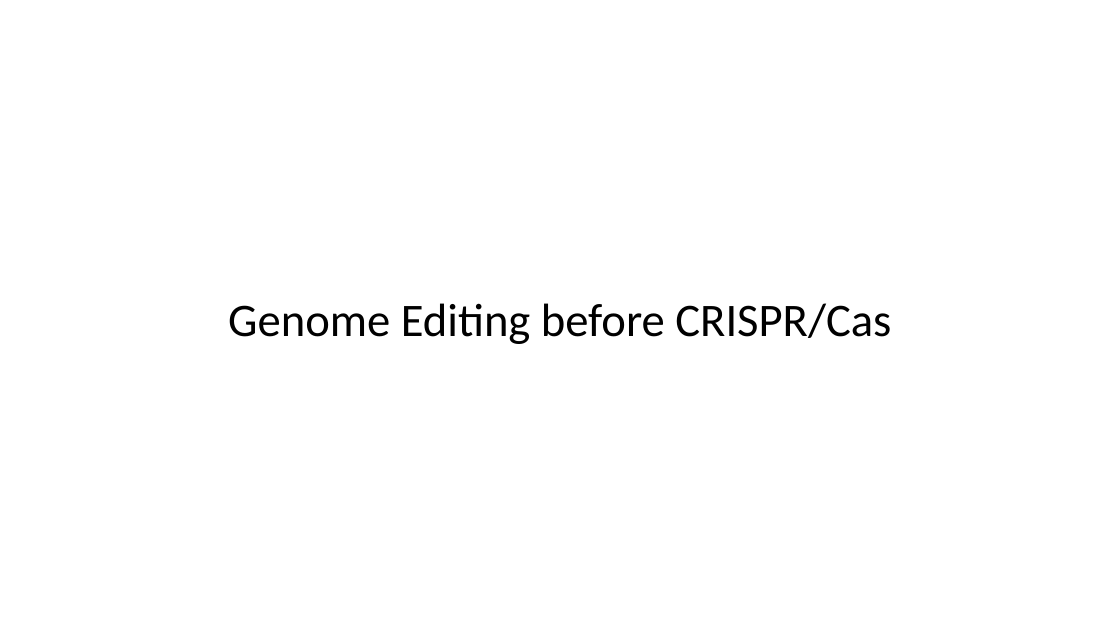
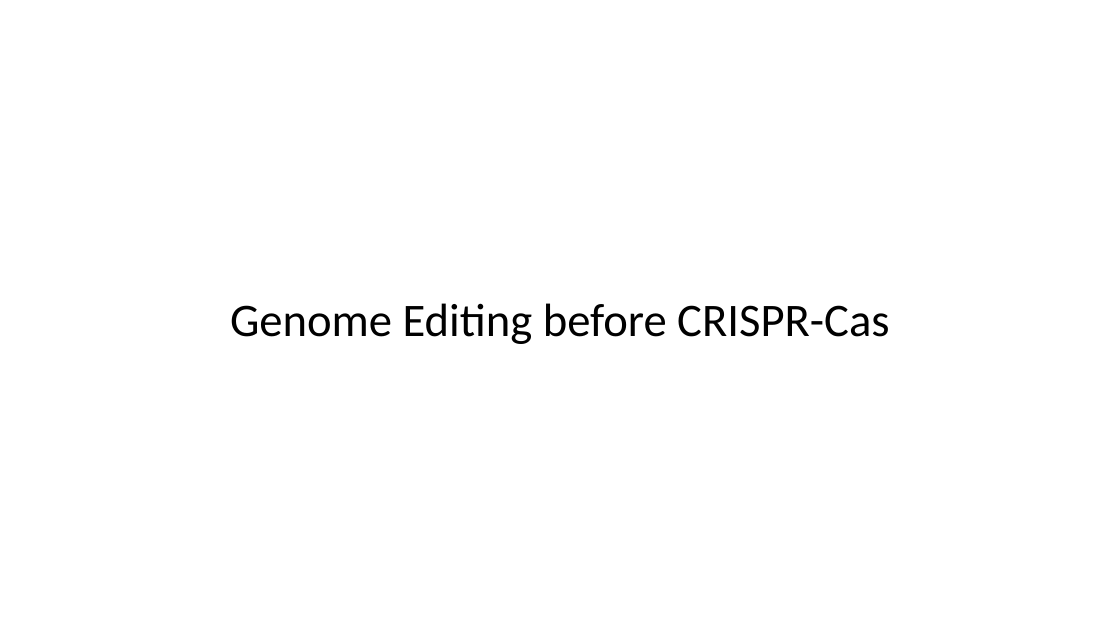
Before and after one commit to vwOvOwv/PKU-Undergraduate-Course, a slide deck: slide 6 of 遗传学(Genetics)/讨论课/Topic-3_遗传学技术/CRISPR-Cas.pptx. Drawn at 1120x630 pixels with LibreOffice and Linux fonts; fonts in the diff are those of the drawing. Boxes give left, top, right and bottom in pixels: in the first picture for what was removed or moved away, otherwise in the second. Text is boxed around its words. In the diff, an @@ line names an element or a change of style, - is before the commit and + after.

```diff
--- a/遗传学(Genetics)/讨论课/Topic-3_遗传学技术/CRISPR-Cas.pptx
+++ b/遗传学(Genetics)/讨论课/Topic-3_遗传学技术/CRISPR-Cas.pptx
@@ text at (230,303,889,344): text changed @@
-Genome Editing before CRISPR/Cas
+Genome Editing before CRISPR-Cas
```
Also in this commit, not shown: 22 other slides changed, 25 slides added, 6 slides removed.
